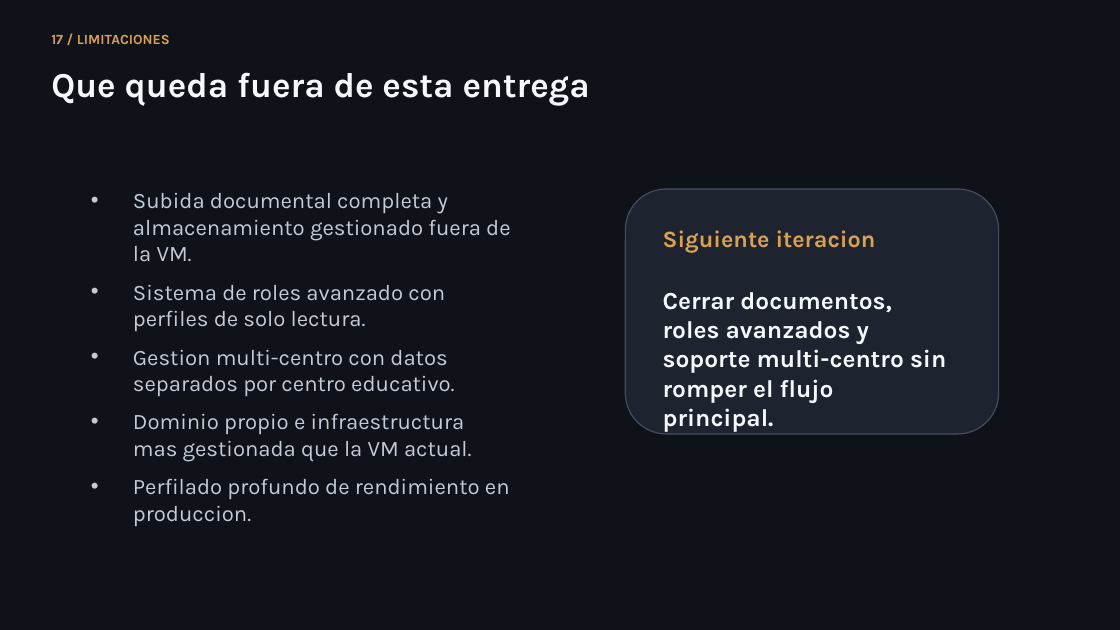
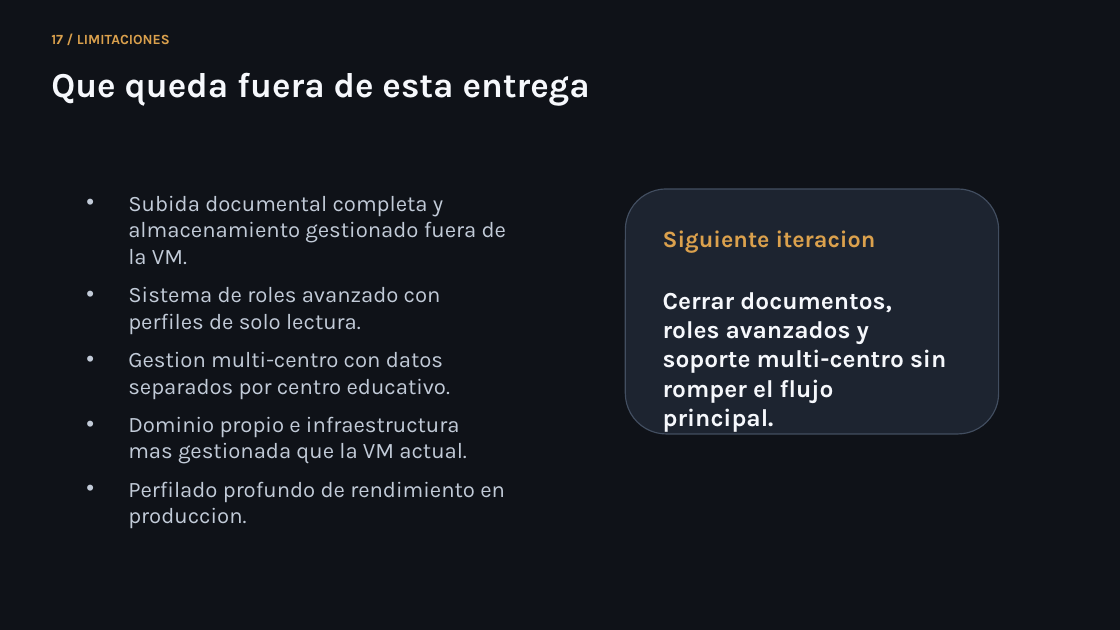
Before and after one commit to lmendez861/TFG-Agora, a slide deck: slide 18 of docs/presentacion-defensa-final.pptx. Drawn at 1120x630 pixels with LibreOffice and Linux fonts; fonts in the diff are those of the drawing. Boxes give left, top, right and bottom in pixels: in the first picture for what was removed or moved away, otherwise in the second. Text is boxed around its words. In the diff, an @@ line names an element or a change of style, - is before the commit and + after.

```diff
--- a/docs/presentacion-defensa-final.pptx
+++ b/docs/presentacion-defensa-final.pptx
@@ text "Subida documental completa y almacenamiento ...": place and size @@
-text "Subida documental completa y almacenamiento ..." at <box>133,193,510,526</box>
+text "Subida documental completa y almacenamiento ..." at <box>128,196,506,528</box>
```
Also in this commit, not shown: 7 other slides changed, 1 other file.
